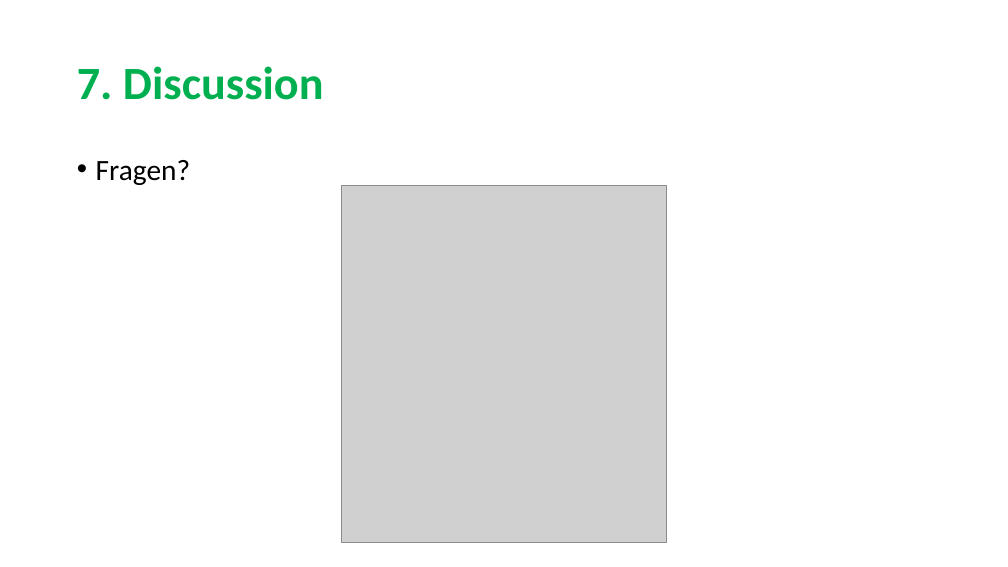
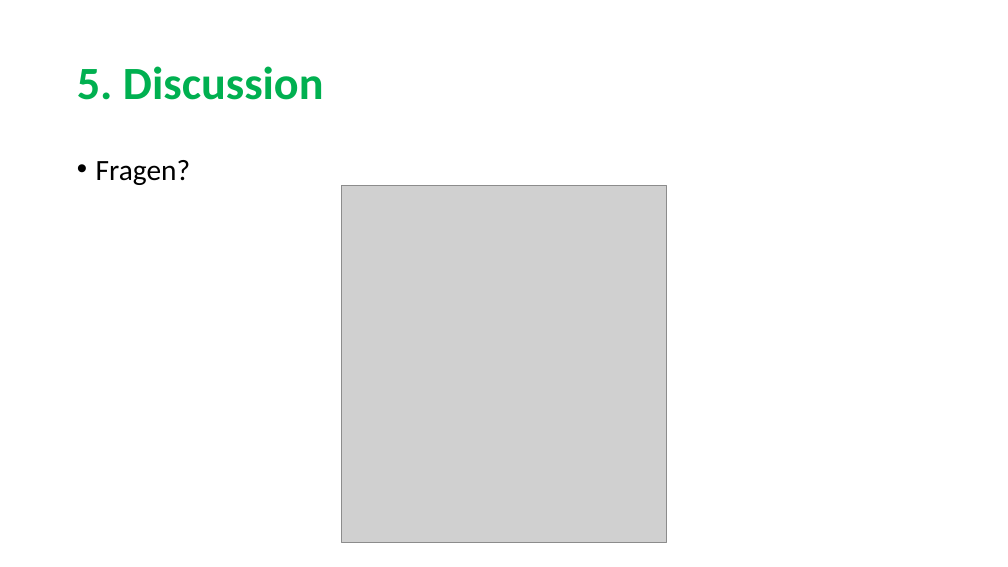
Before and after one commit to sarahmele/ch.bfh.btx8081.w2015.green, a slide deck: slide 7 of doc/task09/Task9.pptx. Drawn at 1008x567 pixels with LibreOffice and Linux fonts; fonts in the diff are those of the drawing; grey boxes stand for pictures. Boxes give left, top, right and bottom in pixels: in the first picture for what was removed or moved away, otherwise in the second. Text is boxed around its words. In the diff, an @@ line names an element or a change of style, - is before the commit and + after.

```diff
--- a/doc/task09/Task9.pptx
+++ b/doc/task09/Task9.pptx
@@ title at box(77, 66, 324, 100): text changed @@
-7. Discussion
+5. Discussion
```
Also in this commit, not shown: 4 other slides changed.
